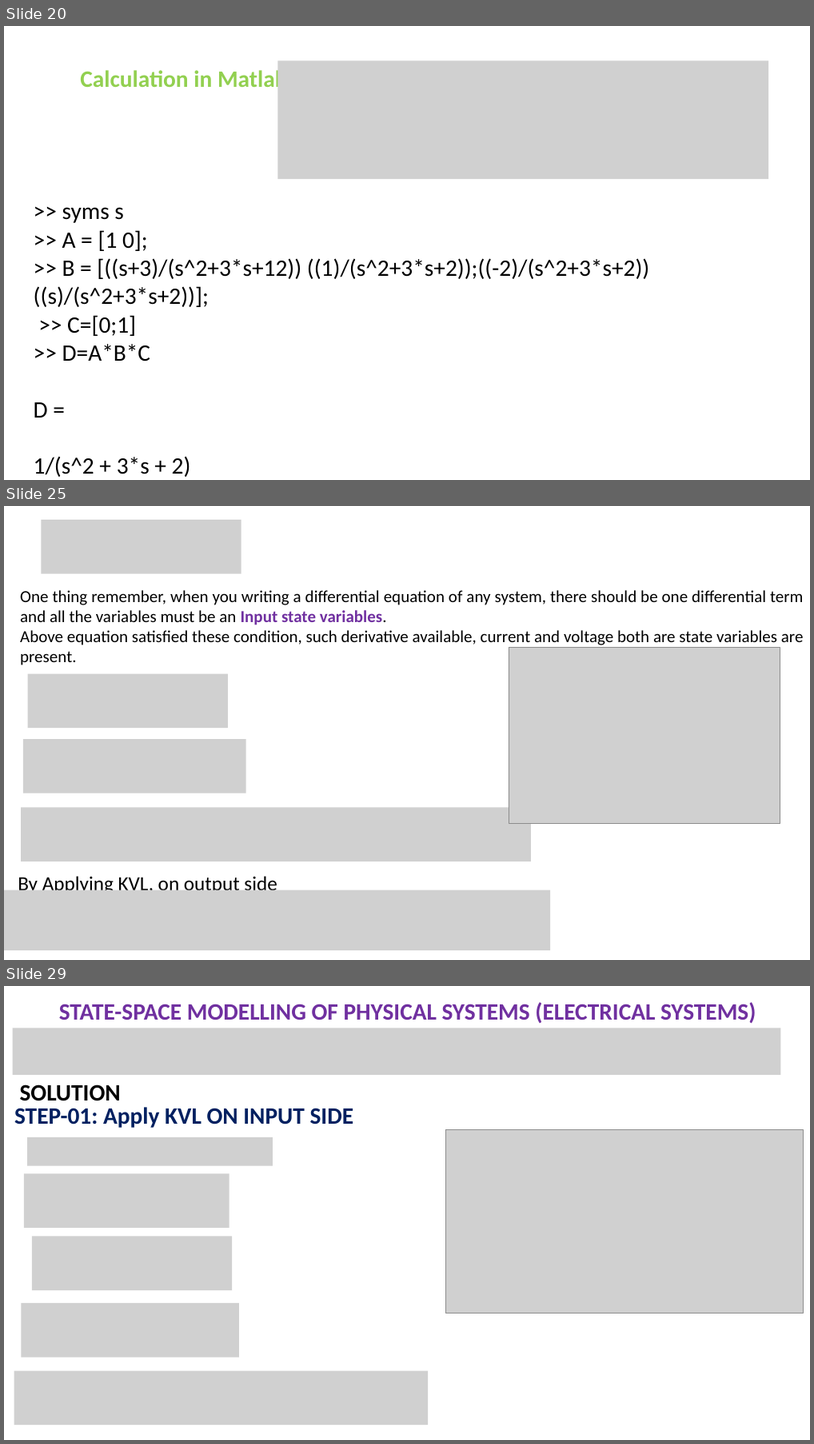
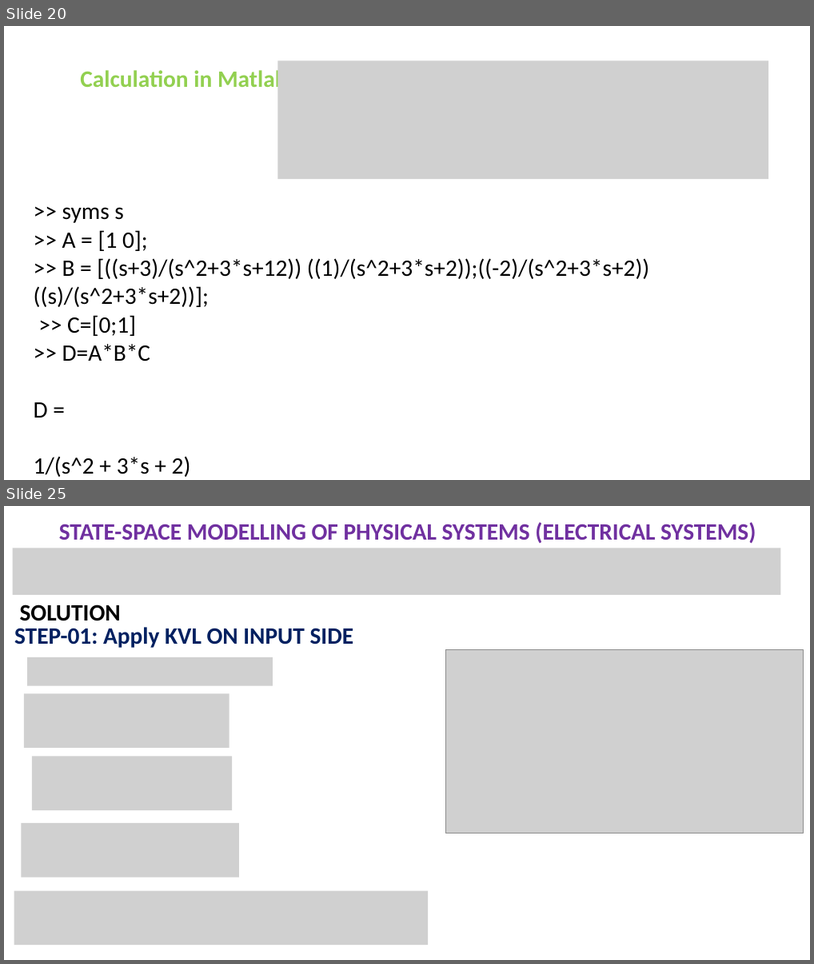
Before and after one commit to niazwazir/ADVANCED_CONTROL_SYSTEM, a slide deck: STATE SPACE REPRESENTATION_PART_01.pptx. Shown one above the other, each under a label of ours: slides 20, 25 and 29 before the commit, slides 20 and 25 after it; the slides between them are not shown. The pictures are 814x1444 and 814x964 pixels, drawn with LibreOffice and Linux fonts; fonts in the diff are those of the drawing; grey boxes stand for pictures. Boxes give left, top, right and bottom in pixels: in the first picture for what was removed or moved away, otherwise in the second. Text is boxed around its words. In the diff, an @@ line names an element or a change of style, - is before the commit and + after.

```diff
--- a/STATE SPACE REPRESENTATION_PART_01.pptx
+++ b/STATE SPACE REPRESENTATION_PART_01.pptx
@@ slide 25 removed at <box>4,506,810,960</box>, background #FFFFFF @@
@@ picture removed at <box>41,520,241,574</box> @@
@@ text removed at <box>20,590,804,665</box> @@
-One thing remember, when you writing a differential equation of any system, there should be one differential term and all the variables must be an Input state variables.
-Above equation satisfied these condition, such derivative available, current and voltage both are state variables are present.
@@ picture removed at <box>509,647,781,824</box> @@
@@ picture removed at <box>27,673,228,728</box> @@
@@ picture removed at <box>23,739,246,792</box> @@
@@ picture removed at <box>21,808,531,861</box> @@
@@ picture removed at <box>4,889,551,950</box> @@
@@ text removed at <box>18,874,277,890</box> @@
-By Applying KVL, on output side
@@ what was slide 29 is now slide 25 @@
```
Also in this commit, not shown: 2 slides changed, 1 slide added, 4 other slides removed.
